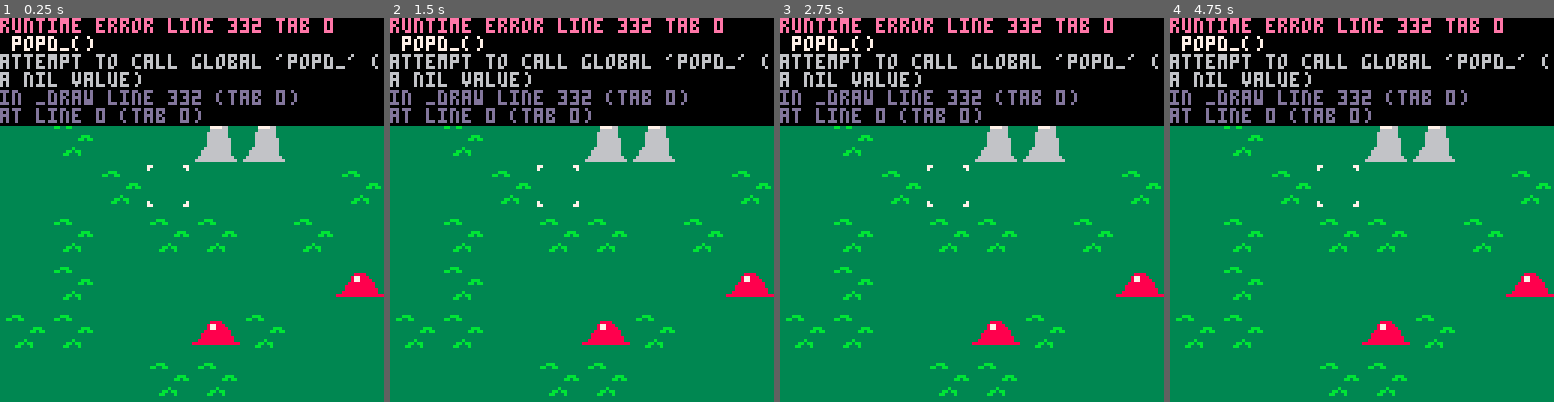
Above: before the commit, frames 1-4 (left to right).
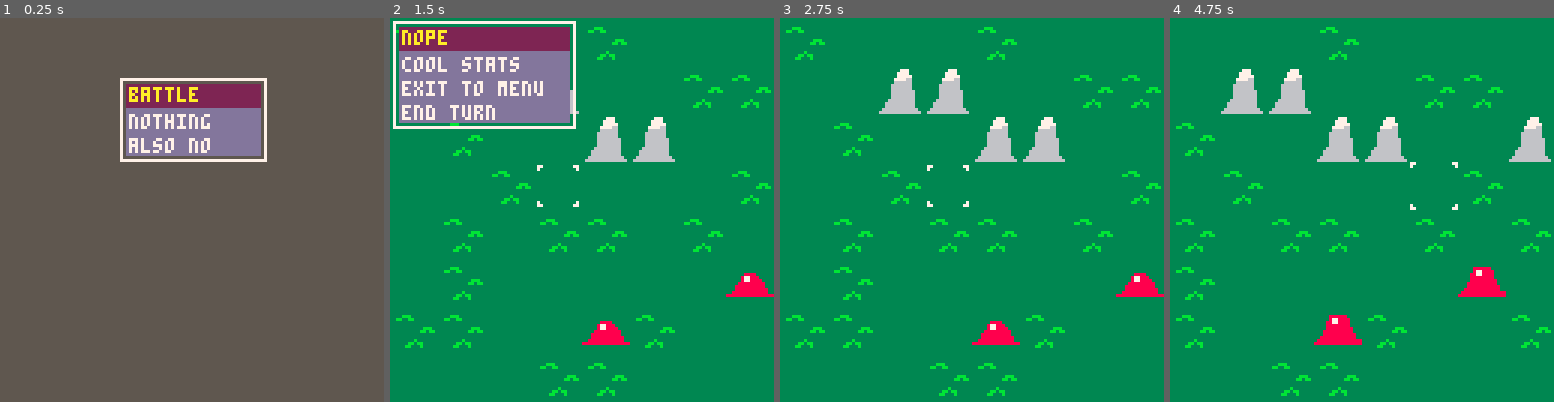
Above: after the commit, the same moments.

Repository: Cuttleshock/PICO-8-projects
Game: PICO-8 cartridge wars.p8
Two runs of this game, one before a commit and one after it. Both use one fixed random seed, a clock stepped at 60 frames per second and the inputs below.
Inputs:
- Up to frame 1 (0.25 s): no input
- Up to frame 2 (1.5 s): tap O (Z key) at 0.33, 0.7, 1.43 s; tap X (X key) at 1.07 s
- Up to frame 3 (2.75 s): hold Left 1.97-2.37 s; tap X (X key) at 2.07, 2.4, 2.73 s; tap O (Z key) at 2.22 s; hold Down from 2.42 s (still down)
- Up to frame 4 (4.75 s): release Down at 2.82 s; hold Right 2.87-3.53 s; tap X (X key) every 0.33 s from 3.07 to 4.73 s; tap O (Z key) at 3.1, 3.98 s; hold Up 3.58-4.08 s; hold Right 4.13-4.53 s; hold Down from 4.58 s (still down)

The runs differ from the first frame. In frame 1, 100% of the frame differs, in the area x 0-100%, y 0-100%; in frame 2, 28%; in frame 3, 28%; in frame 4, 35%.
Error before the commit: runtime error line 332 tab 0; popd_(); attempt to call global 'popd_' (a nil value)

Commit message:
Restructure WARS as a layered state machine (hopefully in an extensible way...)

Diff:
--- a/wars.p8
+++ b/wars.p8
@@ -10,42 +10,133 @@
 -- divides 1~10, 12, 14, 15:
 k_timermax = 2*3*2*5*7*2*3
 
+-- 'enums'
+STATE_G_MAIN_MENU=1
+STATE_G_BATTLE=2
+
+STATE_B_SELECT=101
+STATE_B_HIGHLIGHT=102
+STATE_B_ACTION=103
+STATE_B_MENU=104
+STATE_B_ANIM=105
+
+-- units, menus
 slime_base = {
 	spr=5,
 	frames=2,
 	range=3,
 }
 
+function noop() end
+
+main_menu = {
+	{ text='battle', cb=(function () push_game_state(STATE_G_BATTLE, init_battle) end) },
+	{ text='nothing', cb=noop },
+	{ text='also no', cb=noop },
+}
+
+battle_menu = {
+	{ text='nope', cb=noop },
+	{ text='cool stats', cb=noop },
+	{ text='exit to menu', cb=(function () push_game_state(STATE_G_MAIN_MENU, init_main_menu) end) },
+	{ text='end turn', cb=noop },
+}
+
+action_menu = {
+	{ text='move', cb=noop },
+	{ text='attack', cb=noop },
+}
+
+debug = {_names={}}
+function d_(str)
+	add(debug,str)
+	if (#debug > 12) deli(debug,1)
+end
+
+function popd_()
+	cursor(cam_x*k_tilesize,cam_y*k_tilesize)
+	for d in all(debug) do
+		-- print(tostr(d,true))
+		print(d)
+	end
+end
+
 -->8
--- definitions
-
--- unit data
+-- state and update methods
+
+-- state control
+game_state=STATE_G_MAIN_MENU
+queued_game_state=nil
+queued_game_state_cb=noop
+battle_state=STATE_B_ANIM
+
+-- global state
+menu_item=1
+active_menu={ ref=nil }
+
+timer=0
+
+-- battle-specific state
 units={}
-mapunits={}
-
--- cursor
 pointer={}
-
--- highlighted area with paths
 highlight={}
 path={ cost=0 }
 
--- battle state
-timer=0
-map_w=16
-map_h=16
+map_w=0
+map_h=0
 cam_x=0
 cam_y=0
+
+-- todo: use coroutines!
+animate=noop
+anim_on_exit=noop
+
+-- note that this is misleadingly named:
+-- it's a replacement, not a real push.
+-- todo: use coroutines?
+function push_game_state(state, cb)
+	queued_game_state=state
+	queued_game_state_cb=cb or noop
+end
+
+function pop_game_state()
+	if (not queued_game_state) return
+
+	game_state=queued_game_state
+	queued_game_state_cb()
+
+	queued_game_state=nil
+	queued_game_state_cb=noop
+end
+
+function init_main_menu()
+	active_menu.ref=main_menu
+	active_menu.x=40
+	active_menu.y=20
+	active_menu.w=48
+	active_menu.on_exit=noop
+	menu_item=1
+end
+
+function init_battle()
+	battle_state=STATE_B_ANIM
+	animate=(function() return true end)
+	anim_on_exit=(function() battle_state=STATE_B_SELECT end)
+	clear_menu()
+	init_pointer(3,3)
+	make_unit(7,5,slime_base)
+	make_unit(4,6,slime_base)
+	highlight={}
+	path={ cost=0 }
+	map_w=16
+	map_h=16
+end
 
 function init_pointer(x,y)
 	pointer.x = x
 	pointer.y = y
-	pointer.dx = 0
-	pointer.dy = 0
 	pointer.spr = k_pointerspr
 	pointer.frames = k_pointerframes
-	pointer.frame = 0
-	pointer.gridlocked = true
 end
 
 function make_unit(x,y,base)
@@ -57,19 +148,17 @@
 		spr=base.spr,
 		frames=base.frames,
 		range=base.range,
-		frame=0,
 		visible=true,
 		unit=true,
 	}
 	add(units, unit)
-	mapunits[xy2n(x,y)] = unit
 	return unit -- to allow further tweaks
 end
 
 -- serialised data structure (no. bits):
 -- x y cost mvmt unused
 -- 8 8 4    4    8
--- needed to write highlight and check mapunits
+-- needed to write highlight
 function xy2n(x,y,cost,mvmt)
 	cost = cost or 0
 	mvmt = mvmt or 0
@@ -115,11 +204,38 @@
 	end
 end
 
-function dehighlight()
-	highlight = {}
-end
-
-function control()
+function clear_menu()
+	active_menu.ref=nil
+	menu_item=1
+end
+
+function control_menu()
+	if btnp(🅾️) then
+		print(menu_item)
+		return active_menu.ref[menu_item].cb()
+	elseif btnp(❎) then
+		clear_menu()
+		return active_menu.on_exit()
+	end
+
+	local dm = 0
+	if btnp(⬇️) then
+		dm=1
+	elseif btnp(⬆️) then
+		dm=-1
+	end
+
+	if dm != 0 then
+		sfx(3)
+		menu_item=(menu_item+dm-1)%#active_menu.ref+1
+	end
+end
+
+function update_timer()
+	timer=(timer+1)%k_timermax
+end
+
+function move_pointer()
 	local dx,dy=0,0
 	local updown = btn(⬆️) or btn(⬇️)
 
@@ -145,33 +261,105 @@
 		dx = -1
 	end
 
+	-- keep from leaving map
+	if (pointer.x+dx<0 or pointer.x+dx>map_w) dx=0
+	if (pointer.y+dy<0 or pointer.y+dy>map_h) dy=0
+
 	if dx != 0 or dy != 0 then
+		pointer.x += dx
+		pointer.y += dy
 		sfx(1)
 	end
-
-	if btnp(🅾️) then
-		sfx(2)
-		local unit = nil
-		for u in all(units) do
-			if u.x==pointer.x and u.y==pointer.y then
-				unit = u
-				break
+end
+
+function control_battle()
+	-- pretty sure we don't need to separate STATE_B_HIGHLIGHT
+	if battle_state==STATE_B_SELECT then
+		if btnp(🅾️) then
+			sfx(2)
+			local unit = nil
+			for u in all(units) do
+				if u.x==pointer.x and u.y==pointer.y then
+					unit = u
+					break
+				end
 			end
-		end
-		if unit then
-			highlight_range(unit)
+			if unit then
+				highlight_range(unit)
+				battle_state=STATE_B_HIGHLIGHT
+			else
+				active_menu.ref=battle_menu
+				active_menu.x=1
+				active_menu.y=1
+				active_menu.w=60
+				active_menu.on_exit=(function() battle_state=STATE_B_SELECT end)
+				battle_state=STATE_B_MENU
+			end
 		else
-			dehighlight()
-		end
-	elseif btnp(❎) then
-		dehighlight()
-	end
-
-	pointer.dx,pointer.dy=dx,dy
-end
-
-function update_world()
-	timer=(timer+1)%k_timermax
+			move_pointer()
+		end
+	elseif battle_state==STATE_B_HIGHLIGHT then
+		if btnp(🅾️) then
+			sfx(2)
+			-- crucial to check this first: else, can't take
+			-- action on highlighted unit's square
+			if highlight[xy2n(pointer.x,pointer.y)] then
+				-- move into highlight_action() or something
+				active_menu.ref=action_menu
+				active_menu.y=1
+				active_menu.w=40
+				active_menu.x=126-active_menu.w
+				active_menu.on_exit=(function() battle_state=STATE_B_HIGHLIGHT end)
+				battle_state=STATE_B_ACTION
+			else
+				local unit = nil
+				for u in all(units) do
+					if u.x==pointer.x and u.y==pointer.y then
+						unit = u
+						break
+					end
+				end
+				if unit then
+					highlight_range(unit)
+				else
+					highlight={}
+					active_menu.ref=battle_menu
+					active_menu.x=1
+					active_menu.y=1
+					active_menu.w=60
+					active_menu.on_exit=(function() battle_state=STATE_B_SELECT end)
+					battle_state=STATE_B_MENU
+				end
+			end
+		elseif btnp(❎) then
+			highlight={}
+			battle_state=STATE_B_SELECT
+		else
+			move_pointer()
+		end
+	elseif battle_state==STATE_B_ACTION then
+		control_menu()
+	elseif battle_state==STATE_B_MENU then
+		control_menu() -- oh can these also be consolidated?
+	elseif battle_state==STATE_B_ANIM then
+		if animate() or btnp(🅾️) or btnp(❎) then
+			anim_on_exit()
+		end
+	end
+end
+
+function update_actor(a)
+	if a.dx != 0 or a.dy != 0 then
+		a.x,a.y = a.x+a.dx,a.y+a.dy
+		a.dx,a.dy = 0,0
+		if (a.sfx) sfx(a.sfx)
+	end
+end
+
+function update_units()
+	for u in all(units) do
+		update_actor(u)
+	end
 end
 
 -- need to run this after moving pointer
@@ -191,31 +379,6 @@
 	end
 end
 
-function update_actor(a)
-	if a.dx != 0 or a.dy != 0 then
-		local newx,newy = a.x+a.dx,a.y+a.dy
-		if a.unit then
-			mapunits[xy2n(a.x,a.y)] = nil
-			mapunits[xy2n(newx,newy)] = a
-		end
-		a.x,a.y=newx,newy
-		a.dx,a.dy = 0,0
-	end
-
-	-- keep actors from falling off the map
-	if a.gridlocked then
-		if (a.x < 0) a.x = 0
-		if (a.x > map_w-1) a.x = map_w-1
-		if (a.y < 0) a.y = 0
-		if (a.y > map_h-1) a.y = map_h-1
-	end
-
-	-- arguably global behaviour
-	if timer % k_animspeed == 0 then
-		a.frame = (a.frame+1)%a.frames
-	end
-end
-
 -- assumes highlight is initialised
 -- assumes loc is in highlight but not in path
 -- does _not_ assume loc is not on unit
@@ -249,7 +412,12 @@
 	local x,y=pointer.x,pointer.y
 	local n=xy2n(x,y)
 
-	if (not highlight[n]) return
+	if battle_state!=STATE_B_HIGHLIGHT then
+		path={ cost=0 }
+		return
+	elseif not highlight[n] then
+		return
+	end
 
 	-- integer or nil
 	local i=find_on_path(n)
@@ -276,6 +444,9 @@
 	end
 end
 
+-->8
+-- draw methods
+
 function draw_highlight()
 	local sprite = 16*(((timer%30)\10)+1)
 	for x=0,map_w do
@@ -299,39 +470,67 @@
 end
 
 function draw_actor(a)
-	spr(a.spr+2*a.frame,a.x*k_tilesize,a.y*k_tilesize,2,2)
+	local frame = timer%(a.frames*k_animspeed)\k_animspeed
+	spr(a.spr+2*frame,a.x*k_tilesize,a.y*k_tilesize,2,2)
+end
+
+function draw_units()
+	for a in all(units) do
+		draw_actor(a)
+	end
+end
+
+function draw_menu()
+	if (not active_menu.ref) return
+
+	local x,y,w=active_menu.x+cam_x*k_tilesize,active_menu.y+cam_y*k_tilesize,active_menu.w
+
+	rectfill(x+2,y+2,x+w-2,y+1+#active_menu.ref*8,13) -- lilac
+	rect(x,y,x+w,y+3+#active_menu.ref*8,7) -- white
+
+	for i=1,#active_menu.ref do
+		if menu_item==i then
+			rectfill(x+2,y-6+i*8,x+w-2,y+1+i*8,2) -- burgundy
+			print(active_menu.ref[i].text,x+3,y-5+i*8,10) -- yellow
+		else
+			print(active_menu.ref[i].text,x+3,y-4+i*8,7) -- white
+		end
+	end
 end
 
 -->8
 -- init, update, draw
 
 function _init()
-	init_pointer(3,3)
-	make_unit(7,5,slime_base)
-	make_unit(4,6,slime_base)
+	init_main_menu()
 end
 
 function _update()
-	control()
-	update_world()
-	for a in all(units) do
-		update_actor(a)
-	end
-	update_actor(pointer)
-	update_path()
-	update_camera()
+	update_timer()
+	if game_state==STATE_G_MAIN_MENU then
+		control_menu()
+	elseif game_state==STATE_G_BATTLE then
+		control_battle()
+		update_units()
+		update_path()
+		update_camera()
+	end
+	pop_game_state()
 end
 
 function _draw()
 	cls(3)
 	camera(cam_x*k_tilesize,cam_y*k_tilesize)
 	map()
-	draw_highlight()
-	draw_path()
-	for a in all(units) do
-		draw_actor(a)
-	end
-	draw_actor(pointer)
+	if game_state==STATE_G_MAIN_MENU then
+		cls(5)
+	elseif game_state==STATE_G_BATTLE then
+		draw_highlight()
+		draw_path()
+		draw_units()
+		draw_actor(pointer)
+	end
+	draw_menu()
 	popd_()
 end
 
Not shown, changed: the sound effects (__sfx__) section of wars.p8
